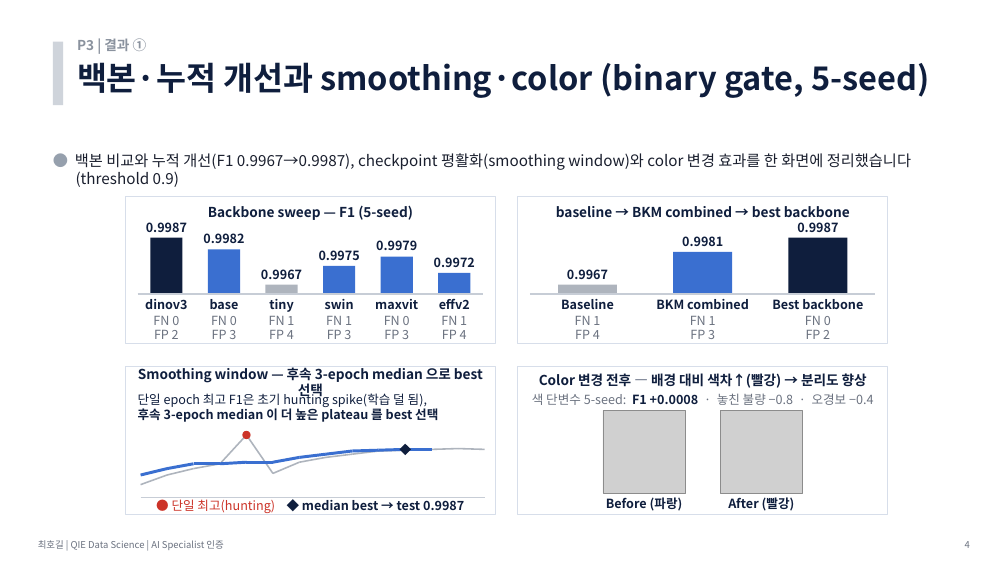
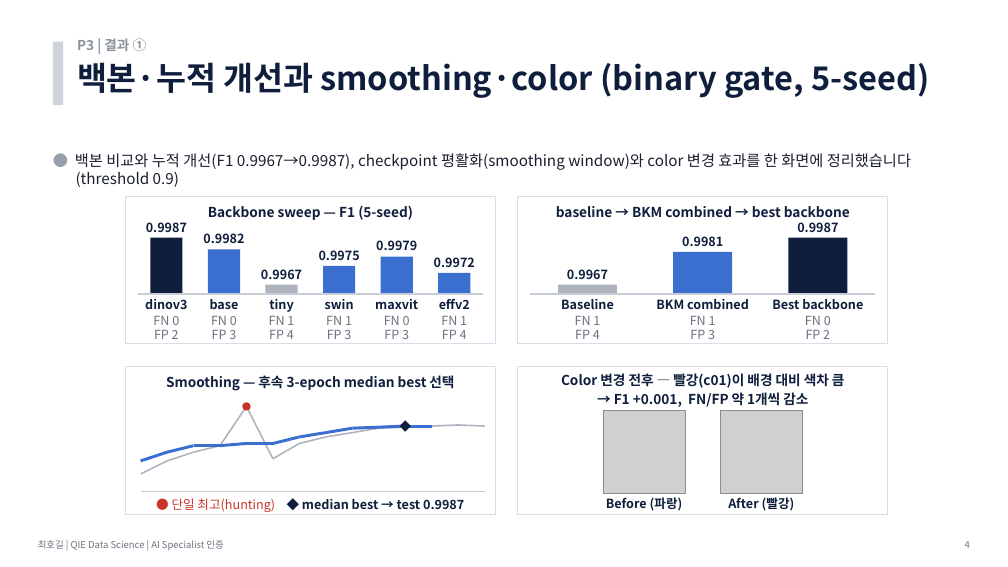
Before and after one commit to hogil/fbm_paper, a slide deck: slide 4 of recommendation/presentation/발표_P3_데이터생성_최호길.pptx. Drawn at 1008x567 pixels with LibreOffice and Linux fonts; fonts in the diff are those of the drawing; grey boxes stand for pictures. Boxes give left, top, right and bottom in pixels: in the first picture for what was removed or moved away, otherwise in the second. Text is boxed around its words. In the diff, an @@ line names an element or a change of style, - is before the commit and + after.

```diff
--- a/recommendation/presentation/발표_P3_데이터생성_최호길.pptx
+++ b/recommendation/presentation/발표_P3_데이터생성_최호길.pptx
@@ text at [166,375,454,391]: text changed @@
-Smoothing window — 후속 3-epoch median 으로 best 선택
+Smoothing — 후속 3-epoch median best 선택
@@ text at [561,373,845,388]: text changed @@
-Color 변경 전후 — 배경 대비 색차↑(빨강) → 분리도 향상
+Color 변경 전후 — 빨강(c01)이 배경 대비 색차 큼
@@ text removed at [138,391,438,423] @@
-단일 epoch 최고 F1은 초기 hunting spike(학습 덜 됨),
-후속 3-epoch median 이 더 높은 plateau 를 best 선택
@@ line moved from (194, 469) - (220, 464) to (220, 445) - (247, 407) @@
@@ ellipse: place and size @@
-ellipse at [243,431,251,439]
+ellipse at [243,402,251,411]
@@ line moved from (220, 464) - (247, 435) to (247, 407) - (273, 459) @@
@@ text at [614,392,808,407]: text changed; size 12 to 13 pt; text colour #6B7280 to #0F1E3D; bold on @@
-색 단변수 5-seed: F1 +0.0008 · 놓친 불량 −0.8 · 오경보 −0.4
+→ F1 +0.001, FN/FP 약 1개씩 감소
@@ line moved from (167, 469) - (194, 464) to (194, 445) - (220, 445) @@
@@ line moved from (194, 464) - (220, 464) to (220, 445) - (247, 444) @@
@@ line moved from (220, 464) - (247, 462) to (247, 444) - (273, 444) @@
@@ line moved from (247, 435) - (273, 473) to (273, 459) - (299, 444) @@
@@ line moved from (247, 462) - (273, 462) to (273, 444) - (299, 437) @@
@@ line moved from (273, 473) - (299, 462) to (299, 444) - (326, 437) @@
@@ 14 lines: place and size @@
-14 lines at [141,448,458,485]
+14 lines at [167,425,485,461]
@@ diamond: place and size @@
-diamond at [400,444,411,455]
+diamond at [400,420,411,432]
@@ line removed from (405, 449) to (432, 449) @@
@@ line moved from (458, 448) - (485, 449) to (141, 461) - (167, 452) @@
@@ line (141, 461) - (167, 452): stroke #AEB4BD 1.5 pt to #3A6FD0 2.8 pt @@
@@ line added from (141, 474) to (167, 461), #AEB4BD 1.5 pt @@
@@ line moved from (141, 498) - (485, 498) to (141, 492) - (485, 492) @@
```
Also in this commit, not shown: 1 other slide changed, 1 other file.
